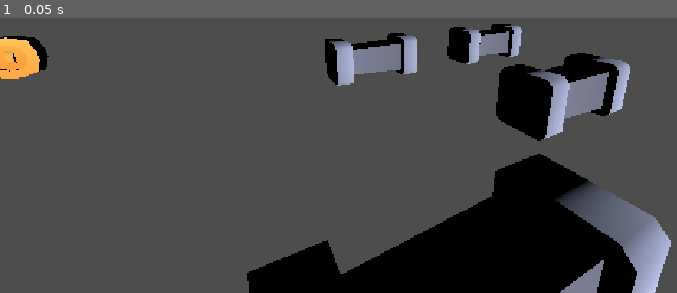
Above: before the commit, frame 1.
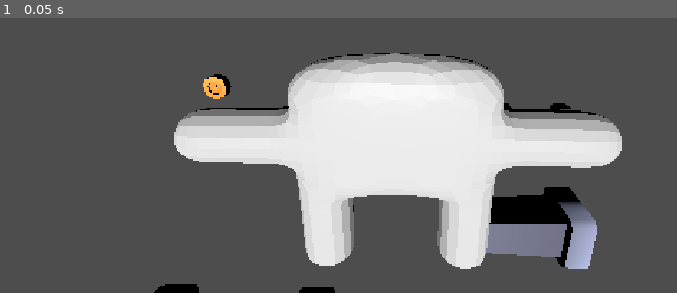
Above: after the commit, the same moment.

Repository: dkhdev25/Fall-Out
Game: Godot game, scene res://Main.tscn
Two runs of this game, one before a commit and one after it. Both use one fixed random seed, a clock stepped at 60 frames per second and the inputs below.
Inputs:
- Up to frame 1 (0.05 s): no input

The runs differ from the first frame. In frame 1, 45% of the frame differs, in the area x 0-100%, y 2-100%.

Commit message:
Added unfinished ragdoll physics

Diff:
--- a/Main.tscn
+++ b/Main.tscn
@@ -1,6 +1,7 @@
 [gd_scene format=3 uid="uid://do8w2ubhgmq1a"]
 
 [ext_resource type="MeshLibrary" uid="uid://c25xk3iiifu4k" path="res://assets/tileasset.tres" id="1_glv2v"]
+[ext_resource type="PackedScene" uid="uid://mrp6u8dgwwdv" path="res://player.tscn" id="2_uu6xs"]
 
 [node name="Main" type="Node3D" unique_id=2017575062]
 
@@ -13,8 +14,11 @@
 "cells": PackedInt32Array(65535, 65535, 1376262, 1, 65535, 1376262, 0, 1, 1376262, 65527, 0, 1376262, 65534, 2, 1376262, 65532, 65534, 5)
 }
 
-[node name="Camera3D" type="Camera3D" parent="Environment" unique_id=2054871711]
-transform = Transform3D(0.8762227, 0.13488369, -0.46264467, 0, 0.9600303, 0.27989608, 0.4819063, -0.24525131, 0.8412004, -1.4373208, 1.4402065, 2.9673984)
-
 [node name="DirectionalLight3D" type="DirectionalLight3D" parent="Environment" unique_id=868781634]
 transform = Transform3D(1, 0, 0, 0, 1, 0, 0, 0, 1, 0, 2.8324451, 0)
+
+[node name="CharVtwo" parent="Environment" unique_id=879724435 instance=ExtResource("2_uu6xs")]
+transform = Transform3D(1, 0, 0, 0, 1, 0, 0, 0, 1, 0, 1.406488, 2.2452078)
+
+[node name="Camera3D" type="Camera3D" parent="Environment/CharVtwo" unique_id=2054871711]
+transform = Transform3D(0.999835, -0.005084755, 0.017440444, 7.180964e-09, 0.9600303, 0.27989608, -0.018166557, -0.2798499, 0.9598719, 0.051703095, 1.1951411, 1.4255769)
--- /dev/null
+++ b/physical_bone_bone.gd
@@ -0,0 +1,47 @@
+extends PhysicalBone3D
+
+@export var movement_force := 200.0
+@export var maximum_speed := 5.0
+@export var jump_impulse := 5.0
+
+
+func _ready() -> void:
+	can_sleep = false
+
+	var simulator := get_parent() as PhysicalBoneSimulator3D
+
+	if simulator:
+		simulator.physical_bones_start_simulation()
+	else:
+		push_error("The pelvis must be under a PhysicalBoneSimulator3D.")
+
+
+func _integrate_forces(state: PhysicsDirectBodyState3D) -> void:
+	var input := Input.get_vector(
+		"move_left",
+		"move_right",
+		"move_forward",
+		"move_backward"
+	)
+	if input.length() > 0.0:
+		print("Movement input: ", input)
+	var direction := Vector3(input.x, 0.0, input.y)
+
+	if direction.length_squared() == 0.0:
+		return
+
+	direction = direction.normalized()
+
+	var horizontal_velocity := Vector3(
+		state.linear_velocity.x,
+		0.0,
+		state.linear_velocity.z
+	)
+
+	if horizontal_velocity.length() < maximum_speed:
+		state.apply_central_force(direction * movement_force)
+
+
+func _unhandled_input(event: InputEvent) -> void:
+	if event.is_action_pressed("jump"):
+		apply_central_impulse(Vector3.UP * jump_impulse)
--- /dev/null
+++ b/physical_bone_simulator_3d.gd
@@ -0,0 +1,18 @@
+extends PhysicalBoneSimulator3D
+
+
+func _ready() -> void:
+	active = true
+	physical_bones_start_simulation()
+
+	await get_tree().physics_frame
+
+	print("Ragdoll running: ", is_simulating_physics())
+
+	for child in get_children():
+		if child is PhysicalBone3D:
+			print(
+				child.name,
+				" | bone ID: ", child.get_bone_id(),
+				" | simulating: ", child.is_simulating_physics()
+			)
--- /dev/null
+++ b/player.tscn
@@ -0,0 +1,136 @@
+[gd_scene format=3 uid="uid://mrp6u8dgwwdv"]
+
+[ext_resource type="PackedScene" uid="uid://b0h5xoapsde4f" path="res://assets/player/CharVtwo.glb" id="1_4flbx"]
+[ext_resource type="Script" uid="uid://c2a1pbq8osvw3" path="res://physical_bone_simulator_3d.gd" id="2_i3pqv"]
+[ext_resource type="Script" uid="uid://budisinuikwpg" path="res://physical_bone_bone.gd" id="2_onrkg"]
+
+[sub_resource type="CapsuleShape3D" id="CapsuleShape3D_onrkg"]
+radius = 0.10000001
+height = 1.0000001
+
+[sub_resource type="CapsuleShape3D" id="CapsuleShape3D_i3pqv"]
+radius = 0.10640266
+height = 1.0640266
+
+[sub_resource type="CapsuleShape3D" id="CapsuleShape3D_hqtel"]
+radius = 0.07925161
+height = 0.7925161
+
+[sub_resource type="CapsuleShape3D" id="CapsuleShape3D_sweqy"]
+radius = 0.09612932
+height = 0.9612932
+
+[sub_resource type="CapsuleShape3D" id="CapsuleShape3D_2hs0m"]
+radius = 0.10640266
+height = 1.0640266
+
+[sub_resource type="CapsuleShape3D" id="CapsuleShape3D_1jxqw"]
+radius = 0.07925161
+height = 0.7925161
+
+[sub_resource type="CapsuleShape3D" id="CapsuleShape3D_dw050"]
+radius = 0.09612932
+height = 0.9612932
+
+[node name="CharVtwo" unique_id=879724435 instance=ExtResource("1_4flbx")]
+
+[node name="Cube" parent="Armature" parent_id_path=PackedInt32Array(753730609) index="0" unique_id=1833907236]
+skeleton = NodePath("../Skeleton3D")
+
+[node name="PhysicalBoneSimulator3D" type="PhysicalBoneSimulator3D" parent="Armature/Skeleton3D" parent_id_path=PackedInt32Array(971959022) index="0" unique_id=1878033694]
+script = ExtResource("2_i3pqv")
+
+[node name="Physical Bone Bone" type="PhysicalBone3D" parent="Armature/Skeleton3D/PhysicalBoneSimulator3D" index="0" unique_id=1985604442]
+transform = Transform3D(2.6301851, 0, 0, 0, 0, -2.6301851, 0, 2.6301851, 0, 0, 0.5035775, 0)
+joint_offset = Transform3D(1, 0, 0, 0, 1, 0, 0, 0, 1, 0, 0, 0.19146082)
+body_offset = Transform3D(2.630185, 0, 0, 0, 0, -2.630185, 0, 2.630185, 0, 0, 0.50357735, 0)
+bone_name = "Bone"
+script = ExtResource("2_onrkg")
+
+[node name="CollisionShape3D" type="CollisionShape3D" parent="Armature/Skeleton3D/PhysicalBoneSimulator3D/Physical Bone Bone" index="0" unique_id=1880060630]
+transform = Transform3D(1, 0, 0, 0, 0, 1, 0, -1, 0, 0, 0, 0)
+shape = SubResource("CapsuleShape3D_onrkg")
+
+[node name="Physical Bone Bone_002_L" type="PhysicalBone3D" parent="Armature/Skeleton3D/PhysicalBoneSimulator3D" index="1" unique_id=40108439]
+transform = Transform3D(2.946754e-07, 1.7564026e-14, -2.6301851, -2.6301851, 1.9857347e-07, -2.946754e-07, 1.9857347e-07, 2.6301851, 3.9811402e-14, 0.5320136, 1.0000005, -4.271751e-10)
+joint_type = 1
+joint_offset = Transform3D(1, 0, 0, 0, 1, 0, 0, 0, 1, 6.798531e-08, 1.6240434e-10, 0.20227228)
+body_offset = Transform3D(2.6301847, 1.4210855e-14, 2.9467535e-07, 2.9467535e-07, 1.7564023e-14, -2.6301847, -1.4210855e-14, 2.6301847, 1.7564023e-14, -2.3841858e-07, 0.5320135, -4.2715698e-10)
+bone_name = "Bone.002.L"
+joint_constraints/bias = 0.3
+joint_constraints/damping = 1.0
+joint_constraints/impulse_clamp = 0.0
+
+[node name="CollisionShape3D" type="CollisionShape3D" parent="Armature/Skeleton3D/PhysicalBoneSimulator3D/Physical Bone Bone_002_L" index="0" unique_id=824092484]
+transform = Transform3D(1, 0, 0, 0, 0, 1, 0, -1, 0, 0, 0, 0)
+shape = SubResource("CapsuleShape3D_i3pqv")
+
+[node name="Physical Bone Bone_003_L" type="PhysicalBone3D" parent="Armature/Skeleton3D/PhysicalBoneSimulator3D" index="2" unique_id=149873421]
+transform = Transform3D(-2.6301851, 2.2993792e-07, -7.9125834e-07, -7.9125834e-07, 2.3581336e-14, 2.6301851, 2.2993792e-07, 2.6301851, 4.5592616e-14, 1.0640272, 0.60374224, 4.2713444e-10)
+joint_type = 1
+joint_offset = Transform3D(1, 0, 0, 0, 1, 0, 0, 0, 1, 4.532356e-08, -1.624098e-10, 0.15065789)
+body_offset = Transform3D(2.6301842, 2.1316282e-13, 7.9125806e-07, 7.9125806e-07, -2.3581328e-14, -2.6301842, -2.1316282e-13, 2.6301842, -2.358139e-14, -2.3841858e-07, 0.396258, 4.271712e-10)
+bone_name = "Bone.003.L"
+joint_constraints/bias = 0.3
+joint_constraints/damping = 1.0
+joint_constraints/impulse_clamp = 0.0
+
+[node name="CollisionShape3D" type="CollisionShape3D" parent="Armature/Skeleton3D/PhysicalBoneSimulator3D/Physical Bone Bone_003_L" index="0" unique_id=922203403]
+transform = Transform3D(1, 0, 0, 0, 0, 1, 0, -1, 0, 0, 0, 0)
+shape = SubResource("CapsuleShape3D_hqtel")
+
+[node name="Physical Bone Bone_005_L" type="PhysicalBone3D" parent="Armature/Skeleton3D/PhysicalBoneSimulator3D" index="3" unique_id=1708566799]
+transform = Transform3D(3.261674e-07, 1.9441092e-14, -2.6301851, -2.6301851, 1.9708735e-07, -3.261674e-07, 1.9708735e-07, 2.6301851, 4.3881755e-14, 1.5446737, 1.0000024, -1.1036838e-13)
+joint_type = 1
+joint_offset = Transform3D(1, 0, 0, 0, 1, 0, 0, 0, 1, 7.025151e-07, -1.9851454e-14, 0.18274252)
+body_offset = Transform3D(2.6301842, 1.486157e-09, 3.2616728e-07, 3.2616728e-07, 1.9441085e-14, -2.6301842, -1.486157e-09, 2.6301842, 1.925679e-14, -1.9073486e-06, 0.4806465, 4.973799e-14)
+bone_name = "Bone.005.L"
+joint_constraints/bias = 0.3
+joint_constraints/damping = 1.0
+joint_constraints/impulse_clamp = 0.0
+
+[node name="CollisionShape3D" type="CollisionShape3D" parent="Armature/Skeleton3D/PhysicalBoneSimulator3D/Physical Bone Bone_005_L" index="0" unique_id=1285389997]
+transform = Transform3D(1, 0, 0, 0, 0, 1, 0, -1, 0, 0, 0, 0)
+shape = SubResource("CapsuleShape3D_sweqy")
+
+[node name="Physical Bone Bone_002_R" type="PhysicalBone3D" parent="Armature/Skeleton3D/PhysicalBoneSimulator3D" index="4" unique_id=865618333]
+transform = Transform3D(2.946754e-07, -1.7564026e-14, 2.6301851, 2.6301851, 1.9857347e-07, -2.946754e-07, -1.9857347e-07, 2.6301851, 3.9811402e-14, -0.5320136, 1.0000005, -4.271751e-10)
+joint_type = 1
+joint_offset = Transform3D(1, 0, 0, 0, 1, 0, 0, 0, 1, -6.798531e-08, 1.6240434e-10, 0.20227228)
+body_offset = Transform3D(2.6301847, -1.4210855e-14, -2.9467535e-07, -2.9467535e-07, 1.7564023e-14, -2.6301847, 1.4210855e-14, 2.6301847, 1.7564023e-14, 2.3841858e-07, 0.5320135, -4.2715698e-10)
+bone_name = "Bone.002.R"
+joint_constraints/bias = 0.3
+joint_constraints/damping = 1.0
+joint_constraints/impulse_clamp = 0.0
+
+[node name="CollisionShape3D" type="CollisionShape3D" parent="Armature/Skeleton3D/PhysicalBoneSimulator3D/Physical Bone Bone_002_R" index="0" unique_id=1185045000]
+transform = Transform3D(1, 0, 0, 0, 0, 1, 0, -1, 0, 0, 0, 0)
+shape = SubResource("CapsuleShape3D_2hs0m")
+
+[node name="Physical Bone Bone_003_R" type="PhysicalBone3D" parent="Armature/Skeleton3D/PhysicalBoneSimulator3D" index="5" unique_id=1860884957]
+transform = Transform3D(-2.6301851, -2.2993792e-07, 7.9125834e-07, 7.9125834e-07, 2.3581336e-14, 2.6301851, -2.2993792e-07, 2.6301851, 4.5592616e-14, -1.0640272, 0.60374224, 4.2713444e-10)
+joint_type = 1
+joint_offset = Transform3D(1, 0, 0, 0, 1, 0, 0, 0, 1, -4.532356e-08, -1.624098e-10, 0.15065789)
+body_offset = Transform3D(2.6301842, -2.1316282e-13, -7.9125806e-07, -7.9125806e-07, -2.3581328e-14, -2.6301842, 2.1316282e-13, 2.6301842, -2.358139e-14, 2.3841858e-07, 0.396258, 4.271712e-10)
+bone_name = "Bone.003.R"
+joint_constraints/bias = 0.3
+joint_constraints/damping = 1.0
+joint_constraints/impulse_clamp = 0.0
+
+[node name="CollisionShape3D" type="CollisionShape3D" parent="Armature/Skeleton3D/PhysicalBoneSimulator3D/Physical Bone Bone_003_R" index="0" unique_id=748093607]
+transform = Transform3D(1, 0, 0, 0, 0, 1, 0, -1, 0, 0, 0, 0)
+shape = SubResource("CapsuleShape3D_1jxqw")
+
+[node name="Physical Bone Bone_005_R" type="PhysicalBone3D" parent="Armature/Skeleton3D/PhysicalBoneSimulator3D" index="6" unique_id=361297612]
+transform = Transform3D(3.261674e-07, -1.9441092e-14, 2.6301851, 2.6301851, 1.9708735e-07, -3.261674e-07, -1.9708735e-07, 2.6301851, 4.3881755e-14, -1.5446737, 1.0000024, -1.1036838e-13)
+joint_type = 1
+joint_offset = Transform3D(1, 0, 0, 0, 1, 0, 0, 0, 1, -7.025151e-07, -1.9851454e-14, 0.18274252)
+body_offset = Transform3D(2.6301842, -1.486157e-09, -3.2616728e-07, -3.2616728e-07, 1.9441085e-14, -2.6301842, 1.486157e-09, 2.6301842, 1.925679e-14, 1.9073486e-06, 0.4806465, 4.973799e-14)
+bone_name = "Bone.005.R"
+joint_constraints/bias = 0.3
+joint_constraints/damping = 1.0
+joint_constraints/impulse_clamp = 0.0
+
+[node name="CollisionShape3D" type="CollisionShape3D" parent="Armature/Skeleton3D/PhysicalBoneSimulator3D/Physical Bone Bone_005_R" index="0" unique_id=390908847]
+transform = Transform3D(1, 0, 0, 0, 0, 1, 0, -1, 0, 0, 0, 0)
+shape = SubResource("CapsuleShape3D_dw050")
--- a/project.godot
+++ b/project.godot
@@ -20,6 +20,43 @@
 window/stretch/mode="canvas_items"
 window/stretch/aspect="expand"
 
+[filesystem]
+
+import/blender/enabled=false
+
+[input]
+
+move_forward={
+"deadzone": 0.2,
+"events": [Object(InputEventKey,"resource_local_to_scene":false,"resource_name":"","device":-1,"window_id":0,"alt_pressed":false,"shift_pressed":false,"ctrl_pressed":false,"meta_pressed":false,"pressed":false,"keycode":0,"physical_keycode":87,"key_label":0,"unicode":119,"location":0,"echo":false,"script":null)
+, Object(InputEventKey,"resource_local_to_scene":false,"resource_name":"","device":-1,"window_id":0,"alt_pressed":false,"shift_pressed":false,"ctrl_pressed":false,"meta_pressed":false,"pressed":false,"keycode":0,"physical_keycode":4194320,"key_label":0,"unicode":0,"location":0,"echo":false,"script":null)
+]
+}
+move_backward={
+"deadzone": 0.2,
+"events": [Object(InputEventKey,"resource_local_to_scene":false,"resource_name":"","device":-1,"window_id":0,"alt_pressed":false,"shift_pressed":false,"ctrl_pressed":false,"meta_pressed":false,"pressed":false,"keycode":0,"physical_keycode":83,"key_label":0,"unicode":115,"location":0,"echo":false,"script":null)
+, Object(InputEventKey,"resource_local_to_scene":false,"resource_name":"","device":-1,"window_id":0,"alt_pressed":false,"shift_pressed":false,"ctrl_pressed":false,"meta_pressed":false,"pressed":false,"keycode":0,"physical_keycode":4194322,"key_label":0,"unicode":0,"location":0,"echo":false,"script":null)
+]
+}
+move_left={
+"deadzone": 0.2,
+"events": [Object(InputEventKey,"resource_local_to_scene":false,"resource_name":"","device":-1,"window_id":0,"alt_pressed":false,"shift_pressed":false,"ctrl_pressed":false,"meta_pressed":false,"pressed":false,"keycode":0,"physical_keycode":4194319,"key_label":0,"unicode":0,"location":0,"echo":false,"script":null)
+, Object(InputEventKey,"resource_local_to_scene":false,"resource_name":"","device":-1,"window_id":0,"alt_pressed":false,"shift_pressed":false,"ctrl_pressed":false,"meta_pressed":false,"pressed":false,"keycode":0,"physical_keycode":65,"key_label":0,"unicode":97,"location":0,"echo":false,"script":null)
+]
+}
+move_right={
+"deadzone": 0.2,
+"events": [Object(InputEventKey,"resource_local_to_scene":false,"resource_name":"","device":-1,"window_id":0,"alt_pressed":false,"shift_pressed":false,"ctrl_pressed":false,"meta_pressed":false,"pressed":false,"keycode":0,"physical_keycode":4194321,"key_label":0,"unicode":0,"location":0,"echo":false,"script":null)
+, Object(InputEventKey,"resource_local_to_scene":false,"resource_name":"","device":-1,"window_id":0,"alt_pressed":false,"shift_pressed":false,"ctrl_pressed":false,"meta_pressed":false,"pressed":false,"keycode":0,"physical_keycode":68,"key_label":0,"unicode":100,"location":0,"echo":false,"script":null)
+]
+}
+jump={
+"deadzone": 0.2,
+"events": [Object(InputEventKey,"resource_local_to_scene":false,"resource_name":"","device":-1,"window_id":0,"alt_pressed":false,"shift_pressed":false,"ctrl_pressed":false,"meta_pressed":false,"pressed":false,"keycode":0,"physical_keycode":32,"key_label":0,"unicode":32,"location":0,"echo":false,"script":null)
+, Object(InputEventKey,"resource_local_to_scene":false,"resource_name":"","device":-1,"window_id":0,"alt_pressed":false,"shift_pressed":false,"ctrl_pressed":false,"meta_pressed":false,"pressed":false,"keycode":0,"physical_keycode":4194325,"key_label":0,"unicode":0,"location":0,"echo":false,"script":null)
+]
+}
+
 [physics]
 
 3d/physics_engine="Jolt Physics"
Binary file added: assets/player/CharVtwo.glb
Not shown, added: assets/player/CharVtwo.glb.import
Not shown, added: physical_bone_bone.gd.uid
Not shown, added: physical_bone_simulator_3d.gd.uid
Not shown, added: assets/GLB format/Character.blend
